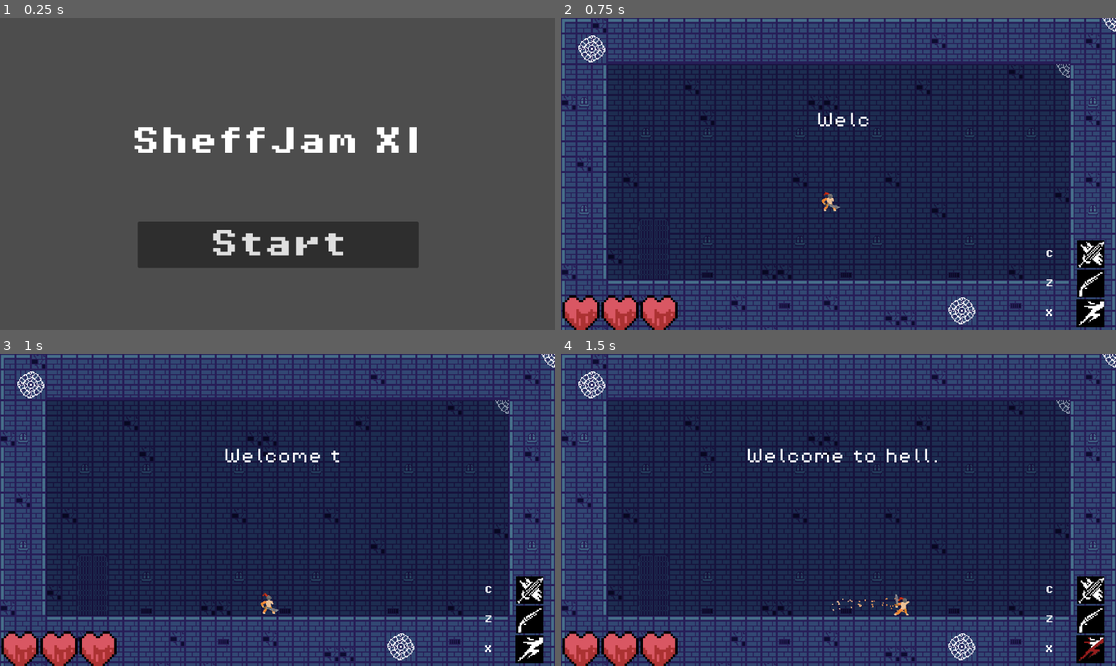
Above: before the commit, frames 1-4 (two rows, left to right).
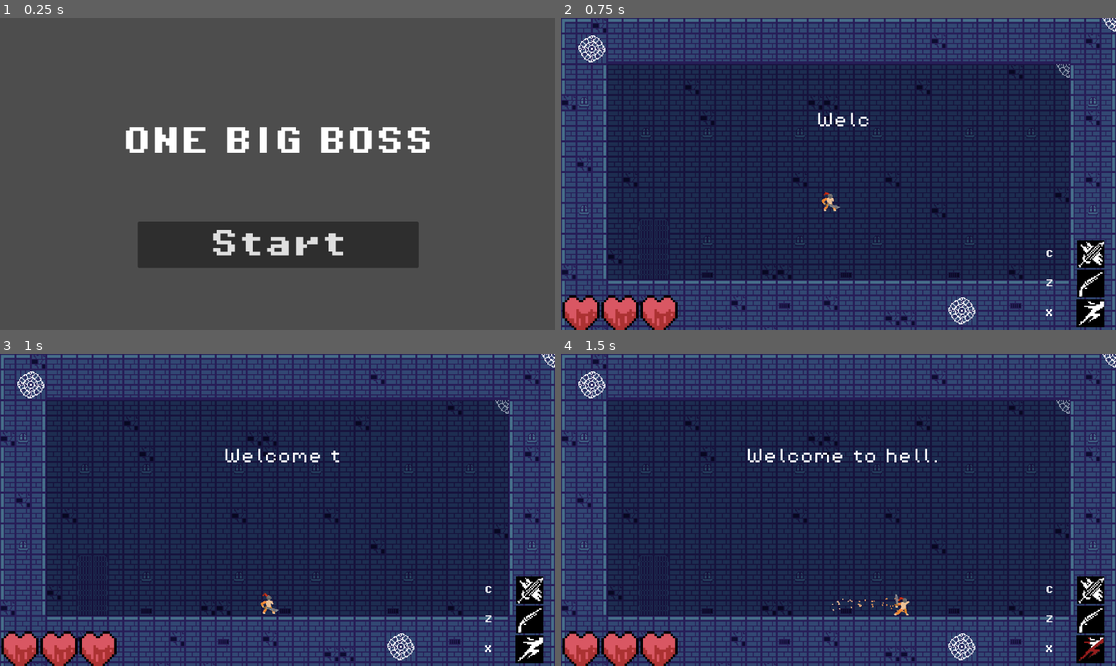
Above: after the commit, the same moments.

Repository: PjotrNik/shefjam
Game: Godot game, scene res://scenes/start_page.tscn
Two runs of this game, one before a commit and one after it. Both use one fixed random seed, a clock stepped at 60 frames per second and the inputs below.
Inputs:
- Up to frame 1 (0.25 s): no input
- Up to frame 2 (0.75 s): click "Start" at 0.5 s
- Up to frame 3 (1 s): no input
- Up to frame 4 (1.5 s): hold Right (move_right) from 1.28 s (still down); tap X (dash) at 1.35 s

The runs differ from the first frame. In frame 1, 2.7% of the frame differs, in the area x 22-78%, y 34-44%; in frame 2, nothing differs; in frame 3, nothing differs; in frame 4, nothing differs.

Commit message:
change title

Diff:
--- a/scenes/start_page.tscn
+++ b/scenes/start_page.tscn
@@ -25,7 +25,7 @@
 grow_horizontal = 2
 theme_override_fonts/font = ExtResource("2_ftwj8")
 theme_override_font_sizes/font_size = 60
-text = "SheffJam XI"
+text = "ONE BIG BOSS"
 horizontal_alignment = 1
 
 [node name="Start" type="Button" parent="."]
